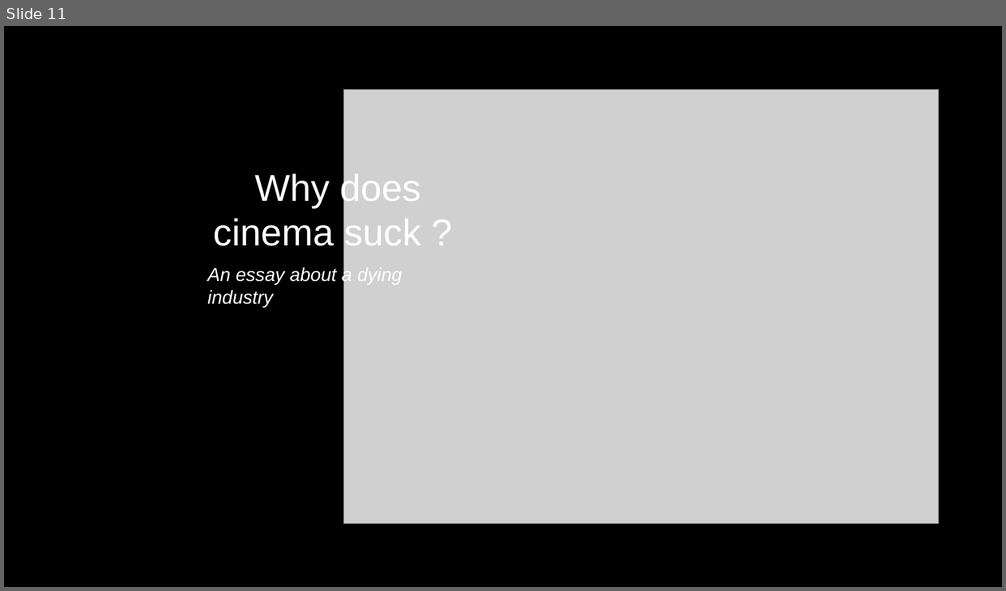
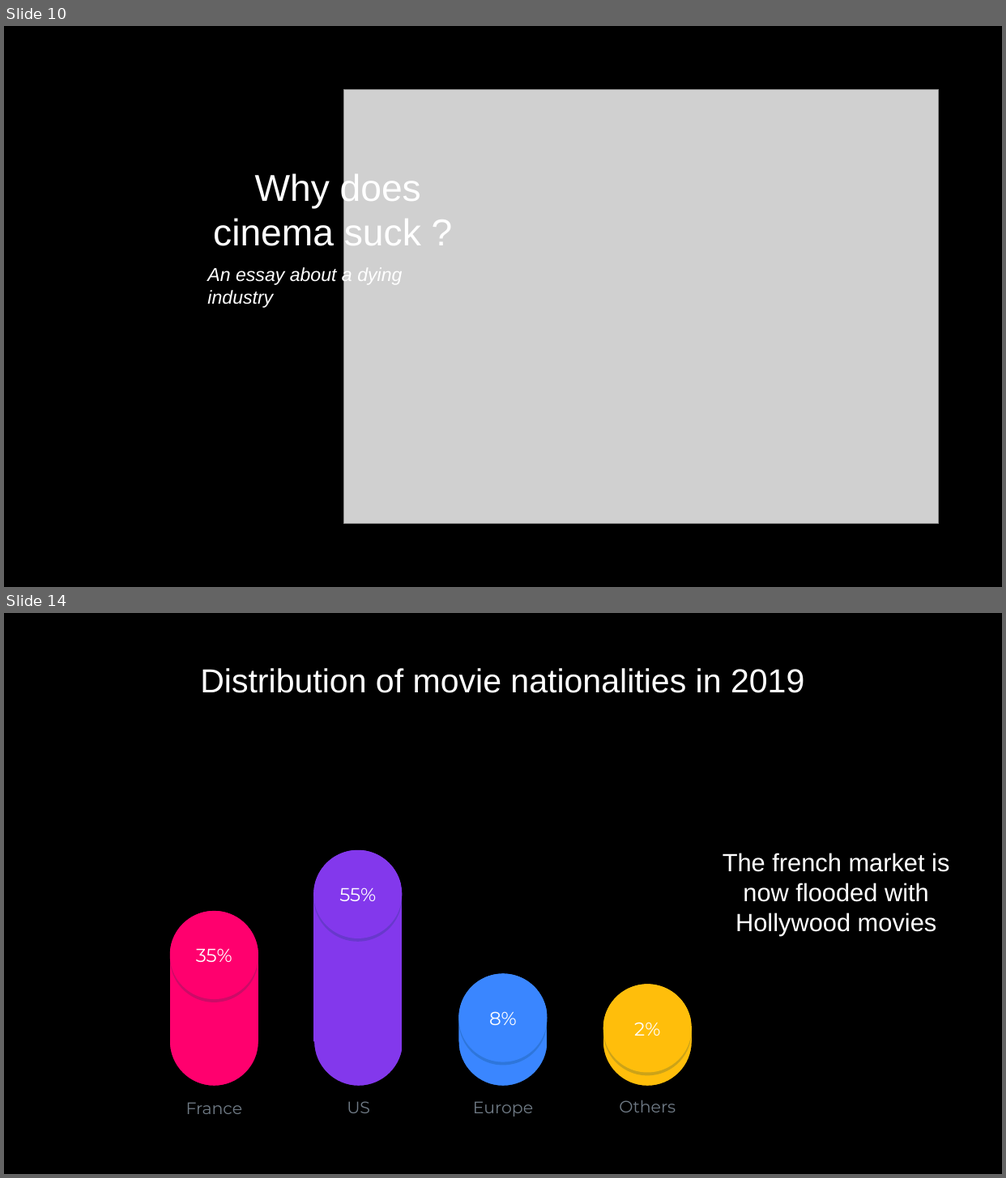
Before and after one commit to Philm00/thp_data_week3_day3, a slide deck: Gaumont Presentation.odp. Shown one above the other, each under a label of ours: slide 11 before the commit, slides 10 and 14 after it; the slides between them are not shown. The pictures are 1006x591 and 1006x1178 pixels, drawn with LibreOffice and Linux fonts; fonts in the diff are those of the drawing; grey boxes stand for pictures. Boxes give left, top, right and bottom in pixels: in the first picture for what was removed or moved away, otherwise in the second. Text is boxed around its words. In the diff, an @@ line names an element or a change of style, - is before the commit and + after.

```diff
--- a/Gaumont Presentation.odp
+++ b/Gaumont Presentation.odp
@@ slide 14 added at bbox=[4, 613, 1002, 1174], background #000000 @@
@@ free added at bbox=[4, 613, 1002, 746], 32 pt, text #FFFFFF @@
+Distribution of movie nationalities in 2019
@@ freeform shape added at bbox=[314, 850, 403, 1174], fill #8338EC @@
@@ freeform shape added at bbox=[314, 850, 403, 939], fill #8338EC, 18 pt, text #FFFFFF @@
+55%
@@ text added at bbox=[722, 853, 949, 935], 24 pt, text #FFFFFF @@
+The french market is now flooded with Hollywood movies
@@ freeform shape added at bbox=[170, 911, 258, 1174], fill #FF006E @@
@@ freeform shape added at bbox=[170, 911, 258, 999], fill #FF006E, 18 pt, text #FFFFFF @@
+35%
@@ freeform shape added at bbox=[459, 973, 548, 1174], fill #3A86FF @@
@@ freeform shape added at bbox=[459, 973, 548, 1063], fill #3A86FF, 18 pt, text #FFFFFF @@
+8%
@@ freeform shape added at bbox=[603, 984, 692, 1174], fill #FFBE0B @@
@@ freeform shape added at bbox=[603, 984, 692, 1072], fill #FFBE0B, 18 pt, text #FFFFFF @@
+2%
@@ freeform shape added at bbox=[4, 1042, 1002, 1174], fill #000000 @@
@@ text added at bbox=[186, 1102, 243, 1114], 16 pt, text #6F7A85 @@
+France
@@ text added at bbox=[347, 1101, 370, 1114], 16 pt, text #6F7A85 @@
+US
@@ text added at bbox=[473, 1101, 533, 1117], 16 pt, text #6F7A85 @@
+Europe
@@ text added at bbox=[619, 1101, 675, 1113], 16 pt, text #6F7A85 @@
+Others
@@ what was slide 11 is now slide 10 @@
```
Also in this commit, not shown: 8 other slides added, 2 slides removed.
